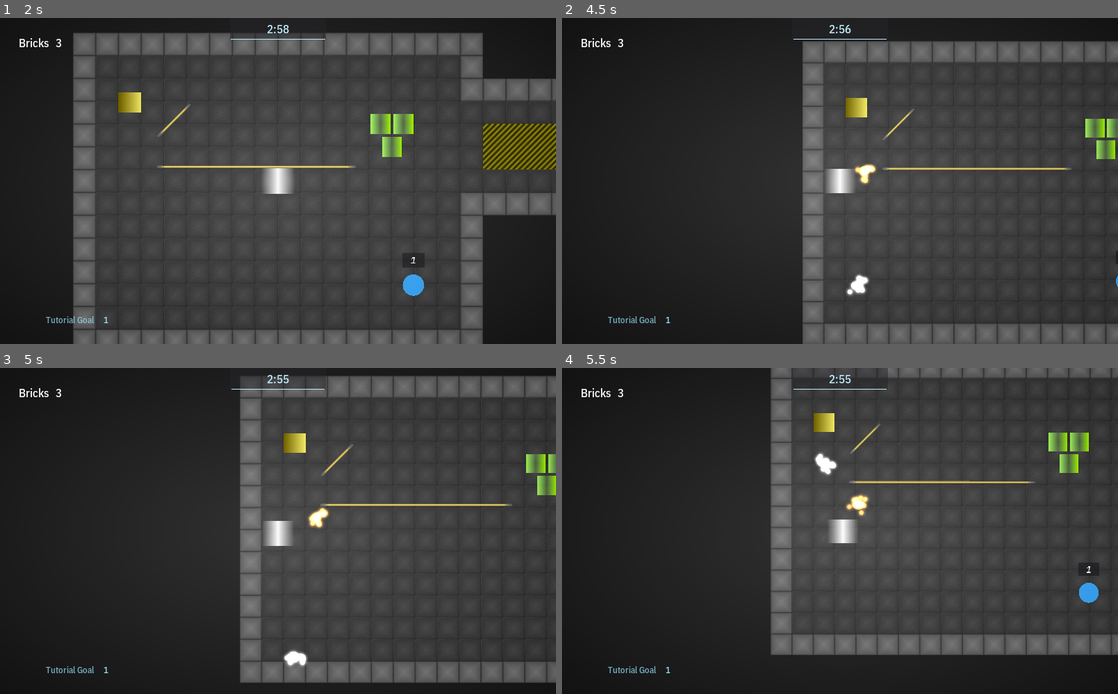
Above: before the commit, frames 1-4 (two rows, left to right).
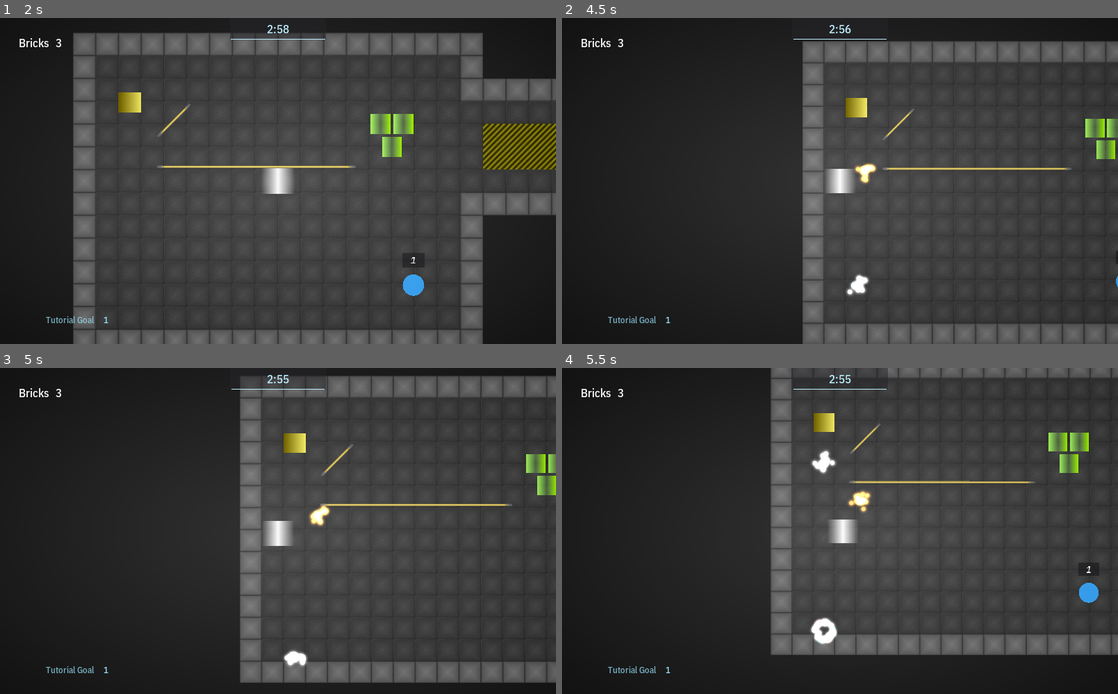
Above: after the commit, the same moments.

Repository: Calinou/escape-space
Game: Godot game, scene res://menu/menu.tscn
The game is run twice, just before and just after one commit, with the same random seed, the same clock (stepped at 60 frames per second) and the same inputs. The engine's default icon, where the game draws it, is replaced by a stand-in: a white triangle on a blue panel in a dark square. Sound files missing from this copy of the repository are replaced by a short silence.
Inputs (mouse positions are in pixels of both pictures, inside the frame that each line leads up to):
- Up to frame 1 (2 s): click "Play" at 0.5 s; tap Enter at 1.25 s; move the mouse to (250, 246) at 1.27 s; hold Up (move_up) from 1.28 s (still down)
- Up to frame 2 (4.5 s): move the mouse to (1006, 229) at 2.02 s; move the mouse to (673, 132) at 2.77 s; release Up (move_up) at 2.78 s; hold Left (move_left) 2.78-4.28 s; move the mouse to (867, 181) at 3.52 s; move the mouse to (756, 99) at 4.27 s; hold Down (move_down) from 4.28 s (still down)
- Up to frame 3 (5 s): keep holding Down (move_down)
- Up to frame 4 (5.5 s): move the mouse to (962, 514) at 5.02 s; release Down (move_down) at 5.03 s; hold Right (move_right) from 5.03 s (still down)

Frame 1 is identical in both runs. In frame 2, less than 0.1% of the frame differs, in the area x 52-57%, y 44-51%; in frame 3, 0.2%; in frame 4, 0.7%, in the area x 44-56%, y 25-85%.

Commit message:
Add a ball destruction animation

Diff:
--- a/game/ball/ball.gd
+++ b/game/ball/ball.gd
@@ -10,16 +10,12 @@
 # The maximum ball speed
 const MAX_SPEED = 600
 
-# Speed factor on every bounce
-var speed_factor := 1.01
-
 # Whether the ball has been touched by a paddle or not
 var claimed := false
 
-onready var claim_animation_player := $ClaimAnimationPlayer as AnimationPlayer
+onready var animation_player := $AnimationPlayer as AnimationPlayer
 
-var motion := Vector2()
-
+#warning-ignore:unused_argument
 func _integrate_forces(state: Physics2DDirectBodyState) -> void:
 	linear_velocity = linear_velocity.clamped(MAX_SPEED)
 
@@ -32,11 +28,15 @@
 
 		if not claimed:
 			# Destroy unclaimed balls on their first collision
-			queue_free()
+			animation_player.play("destroy")
 
-# Called when the ball is claimed (i.e. touched by a paddle)
+func _on_animation_finished(anim_name: String) -> void:
+	if anim_name == "destroy":
+		queue_free()
+
+# Called when the ball is claimed (i.e. touched by a paddle).
 func claim():
 	if not claimed:
-		claim_animation_player.play("claim")
+		animation_player.play("claim")
 
 	claimed = true
--- a/game/ball/ball.tscn
+++ b/game/ball/ball.tscn
@@ -6,20 +6,15 @@
 [ext_resource path="res://game/ball/spinner.png" type="Texture" id=4]
 [ext_resource path="res://game/ball/spark.png" type="Texture" id=5]
 
-[sub_resource type="PhysicsMaterial" id=1]
-
-friction = 0.0
-bounce = 1.0
-
-[sub_resource type="CanvasItemMaterial" id=2]
+[sub_resource type="CanvasItemMaterial" id=8]
 
 blend_mode = 1
 
-[sub_resource type="CanvasItemMaterial" id=3]
+[sub_resource type="CanvasItemMaterial" id=9]
 
 blend_mode = 1
 
-[sub_resource type="CircleShape2D" id=4]
+[sub_resource type="CircleShape2D" id=10]
 
 
 [sub_resource type="CanvasItemMaterial" id=5]
@@ -35,7 +30,12 @@
 max_value = 0.5
 _data = [ Vector2( 0, 0.5 ), 0.0, 0.0, 0, 0, Vector2( 1, 0 ), 0.0, 0.0, 0, 0 ]
 
-[sub_resource type="Animation" id=7]
+[sub_resource type="PhysicsMaterial" id=14]
+
+friction = 0.0
+bounce = 1.0
+
+[sub_resource type="Animation" id=11]
 
 tracks/0/type = "value"
 tracks/0/path = NodePath("Aura:modulate")
@@ -47,10 +47,10 @@
 "times": PoolRealArray( 0, 0.1 ),
 "transitions": PoolRealArray( 1, 1 ),
 "update": 0,
-"values": [ Color( 0.643137, 0.835294, 1, 0.376471 ), Color( 1, 0.65098, 0.25098, 0.584314 ) ]
+"values": [ Color( 0.643137, 0.835294, 1, 0.376471 ), Color( 1, 0.647059, 0.247059, 0.584314 ) ]
 }
 tracks/1/type = "value"
-tracks/1/path = NodePath("CPUParticles2D:color")
+tracks/1/path = NodePath("IdleParticles:color")
 tracks/1/interp = 1
 tracks/1/loop_wrap = true
 tracks/1/imported = false
@@ -73,8 +73,107 @@
 "update": 0,
 "values": [ Color( 0.643137, 0.835294, 1, 0.376471 ), Color( 1, 0.65098, 0.25098, 0.584314 ) ]
 }
-
-[sub_resource type="Animation" id=8]
+tracks/3/type = "value"
+tracks/3/path = NodePath(".:physics_material_override")
+tracks/3/interp = 1
+tracks/3/loop_wrap = true
+tracks/3/imported = false
+tracks/3/enabled = true
+tracks/3/keys = {
+"times": PoolRealArray( 0 ),
+"transitions": PoolRealArray( 1 ),
+"update": 1,
+"values": [ SubResource( 14 ) ]
+}
+
+[sub_resource type="Animation" id=12]
+
+tracks/0/type = "value"
+tracks/0/path = NodePath("DestroyParticles:emitting")
+tracks/0/interp = 1
+tracks/0/loop_wrap = true
+tracks/0/imported = false
+tracks/0/enabled = true
+tracks/0/keys = {
+"times": PoolRealArray( 0 ),
+"transitions": PoolRealArray( 1 ),
+"update": 1,
+"values": [ true ]
+}
+tracks/1/type = "value"
+tracks/1/path = NodePath("Ball:modulate")
+tracks/1/interp = 1
+tracks/1/loop_wrap = true
+tracks/1/imported = false
+tracks/1/enabled = true
+tracks/1/keys = {
+"times": PoolRealArray( 0, 0.2 ),
+"transitions": PoolRealArray( 1, 1 ),
+"update": 0,
+"values": [ Color( 1, 1, 1, 1 ), Color( 1, 1, 1, 0 ) ]
+}
+tracks/2/type = "value"
+tracks/2/path = NodePath("Aura:modulate")
+tracks/2/interp = 1
+tracks/2/loop_wrap = true
+tracks/2/imported = false
+tracks/2/enabled = true
+tracks/2/keys = {
+"times": PoolRealArray( 0.2 ),
+"transitions": PoolRealArray( 1 ),
+"update": 3,
+"values": [ Color( 0.639216, 0.831373, 1, 0 ) ]
+}
+tracks/3/type = "value"
+tracks/3/path = NodePath("Spinner:modulate")
+tracks/3/interp = 1
+tracks/3/loop_wrap = true
+tracks/3/imported = false
+tracks/3/enabled = true
+tracks/3/keys = {
+"times": PoolRealArray( 0.2 ),
+"transitions": PoolRealArray( 1 ),
+"update": 3,
+"values": [ Color( 0.639216, 0.831373, 1, 0 ) ]
+}
+tracks/4/type = "value"
+tracks/4/path = NodePath("IdleParticles:emitting")
+tracks/4/interp = 1
+tracks/4/loop_wrap = true
+tracks/4/imported = false
+tracks/4/enabled = true
+tracks/4/keys = {
+"times": PoolRealArray( 0 ),
+"transitions": PoolRealArray( 1 ),
+"update": 1,
+"values": [ false ]
+}
+tracks/5/type = "value"
+tracks/5/path = NodePath(".:linear_velocity")
+tracks/5/interp = 1
+tracks/5/loop_wrap = true
+tracks/5/imported = false
+tracks/5/enabled = true
+tracks/5/keys = {
+"times": PoolRealArray( 0 ),
+"transitions": PoolRealArray( 1 ),
+"update": 0,
+"values": [ Vector2( 0, 0 ) ]
+}
+tracks/6/type = "value"
+tracks/6/path = NodePath("CollisionShape2D:disabled")
+tracks/6/interp = 1
+tracks/6/loop_wrap = true
+tracks/6/imported = false
+tracks/6/enabled = true
+tracks/6/keys = {
+"times": PoolRealArray( 0 ),
+"transitions": PoolRealArray( 1 ),
+"update": 1,
+"values": [ true ]
+}
+
+[sub_resource type="Animation" id=13]
 
 loop = true
 tracks/0/type = "value"
@@ -96,11 +195,11 @@
 collision_layer = 8
 collision_mask = 31
 mode = 2
-physics_material_override = SubResource( 1 )
 gravity_scale = 0.0
 custom_integrator = true
 contacts_reported = 1
 contact_monitor = true
+linear_velocity = Vector2( 44, 0 )
 script = ExtResource( 1 )
 
 [node name="Ball" type="Sprite" parent="."]
@@ -108,24 +207,21 @@
 texture = ExtResource( 2 )
 
 [node name="Aura" type="Sprite" parent="."]
-modulate = Color( 0.643137, 0.835294, 1, 0.419608 )
-material = SubResource( 2 )
+modulate = Color( 0.643137, 0.835294, 1, 0.376471 )
+material = SubResource( 8 )
 scale = Vector2( 0.2, 0.18 )
 texture = ExtResource( 3 )
 
 [node name="Spinner" type="Sprite" parent="."]
-modulate = Color( 0.643137, 0.835294, 1, 0.419608 )
-material = SubResource( 3 )
+modulate = Color( 0.643137, 0.835294, 1, 0.376471 )
+material = SubResource( 9 )
 scale = Vector2( 0.12, 0.115 )
 texture = ExtResource( 4 )
 
 [node name="CollisionShape2D" type="CollisionShape2D" parent="."]
-shape = SubResource( 4 )
-
-[node name="AudioStreamPlayer2D" type="AudioStreamPlayer2D" parent="."]
-bus = "Effects"
-
-[node name="CPUParticles2D" type="CPUParticles2D" parent="."]
+shape = SubResource( 10 )
+
+[node name="IdleParticles" type="CPUParticles2D" parent="."]
 material = SubResource( 5 )
 amount = 15
 preprocess = 1.0
@@ -135,9 +231,30 @@
 initial_velocity = 30.0
 scale_curve = SubResource( 6 )
 
-[node name="ClaimAnimationPlayer" type="AnimationPlayer" parent="."]
-anims/claim = SubResource( 7 )
+[node name="DestroyParticles" type="CPUParticles2D" parent="."]
+material = SubResource( 5 )
+emitting = false
+amount = 30
+lifetime = 0.5
+one_shot = true
+explosiveness = 1.0
+texture = ExtResource( 5 )
+spread = 180.0
+gravity = Vector2( 0, 0 )
+initial_velocity = 60.0
+scale_curve = SubResource( 6 )
+hue_variation = 0.1
+hue_variation_random = 1.0
+
+[node name="AudioStreamPlayer2D" type="AudioStreamPlayer2D" parent="."]
+bus = "Effects"
+
+[node name="AnimationPlayer" type="AnimationPlayer" parent="."]
+anims/claim = SubResource( 11 )
+anims/destroy = SubResource( 12 )
 
 [node name="SpinAnimationPlayer" type="AnimationPlayer" parent="."]
 autoplay = "spin"
-anims/spin = SubResource( 8 )
+anims/spin = SubResource( 13 )
+
+[connection signal="animation_finished" from="AnimationPlayer" to="." method="_on_animation_finished"]
Not shown: 1 places in game/ball/ball.tscn that only renumber resources
